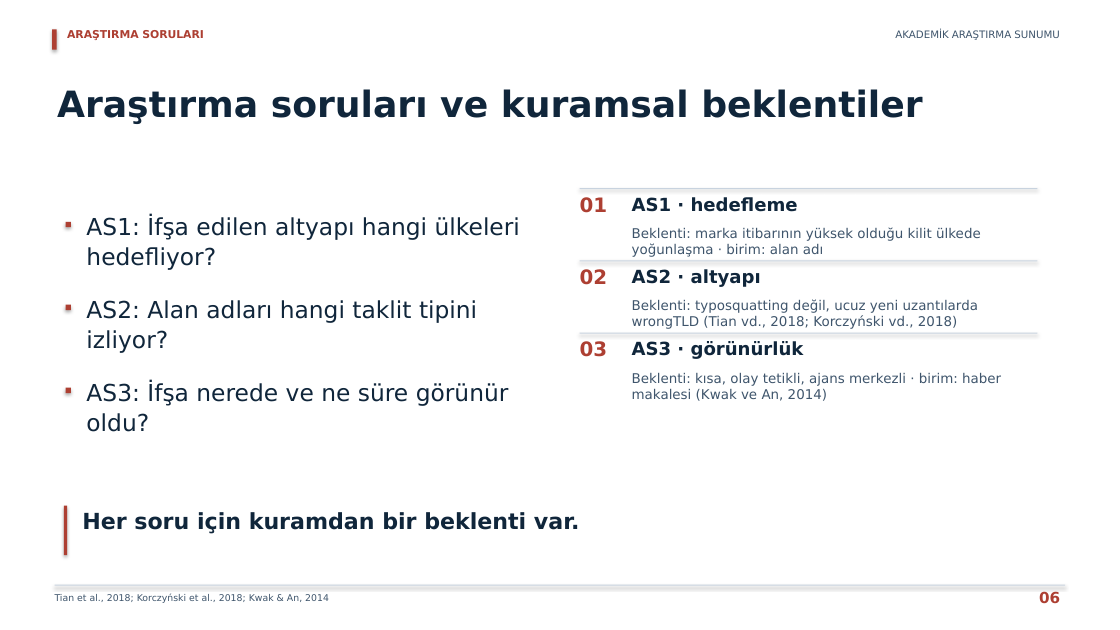
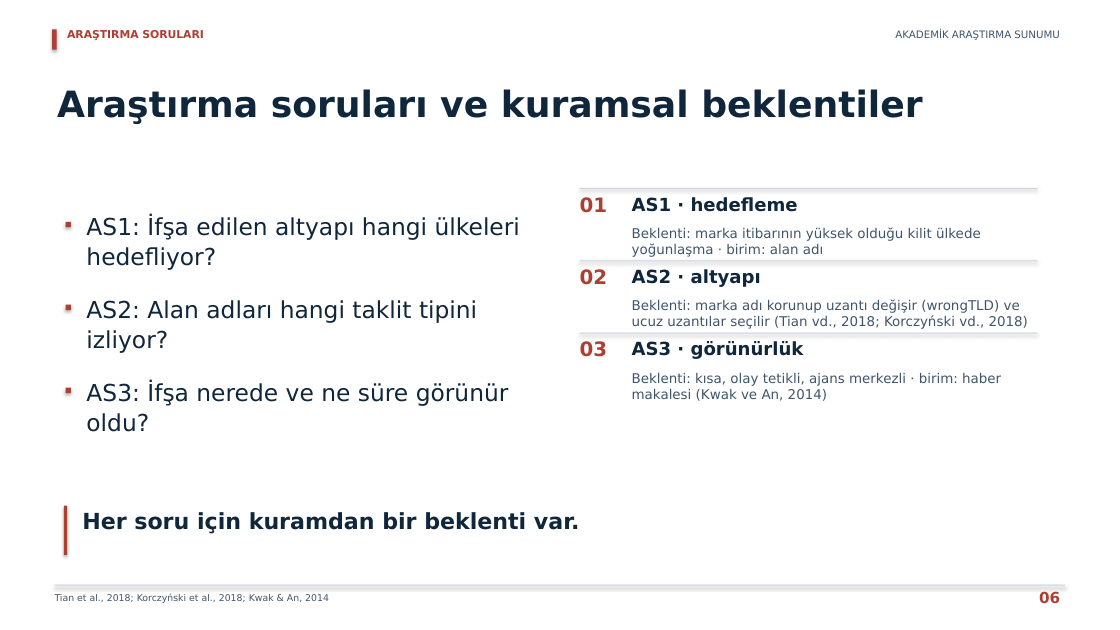
Before and after one commit to erdemkulaclii/SUNUM, a slide deck: slide 6 of output/AKADEMIK_ODAKLI_SUNUM.pptx. Drawn at 1120x630 pixels with LibreOffice and Linux fonts; fonts in the diff are those of the drawing. Boxes give left, top, right and bottom in pixels: in the first picture for what was removed or moved away, otherwise in the second. Text is boxed around its words. In the diff, an @@ line names an element or a change of style, - is before the commit and + after.

```diff
--- a/output/AKADEMIK_ODAKLI_SUNUM.pptx
+++ b/output/AKADEMIK_ODAKLI_SUNUM.pptx
@@ text at box(632, 299, 1028, 329): text changed @@
-Beklenti: typosquatting değil, ucuz yeni uzantılarda
-wrongTLD (Tian vd., 2018; Korczyński vd., 2018)
+Beklenti: marka adı korunup uzantı değişir (wrongTLD) ve
+ucuz uzantılar seçilir (Tian vd., 2018; Korczyński vd., 2018)
```
Also in this commit, not shown: 2 other slides changed, 1 slide added, 1 slide removed, 56 other files.
